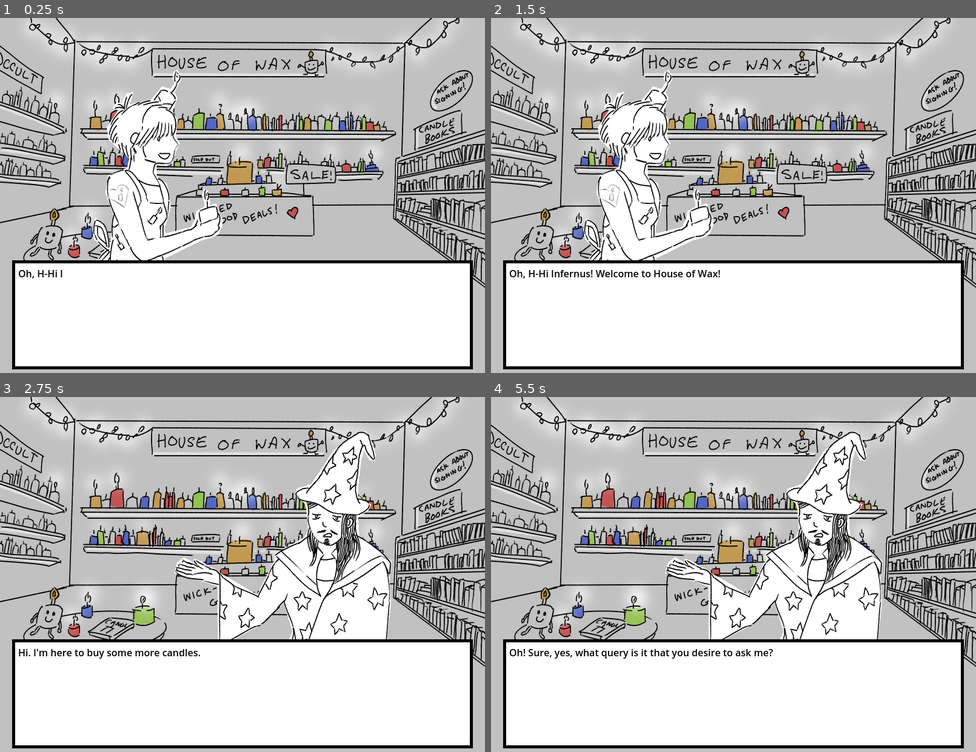
Above: before the commit, frames 1-4 (two rows, left to right).
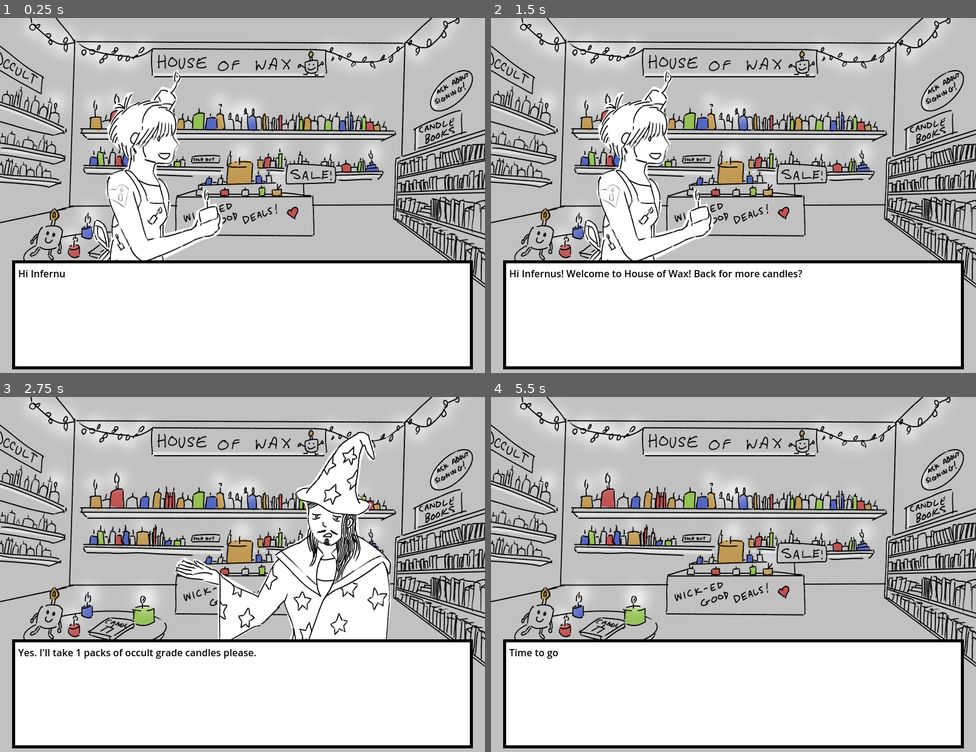
Above: after the commit, the same moments.

Repository: m4ym4y/ld55-soul-purpose
Game: Godot game, scene res://candle_store_scene.tscn
Two runs of this game, one before a commit and one after it. Both use one fixed random seed, a clock stepped at 60 frames per second and the inputs below. This scene is started directly instead of the project's main scene.
Inputs (mouse positions are in pixels of both pictures, inside the frame that each line leads up to):
- Up to frame 1 (0.25 s): no input
- Up to frame 2 (1.5 s): tap Enter at 0.5 s; move the mouse to (840, 181) at 0.52 s; click (840, 181) at 0.67 s; tap Space at 1.25 s; move the mouse to (636, 216) at 1.27 s; click (636, 216) at 1.42 s
- Up to frame 3 (2.75 s): tap Enter at 2 s; move the mouse to (291, 499) at 2.02 s; click (291, 499) at 2.17 s
- Up to frame 4 (5.5 s): tap Space at 2.75, 4.25 s; move the mouse to (709, 652) at 2.77 s; click (709, 652) at 2.92 s; tap Enter at 3.5 s; move the mouse to (879, 634) at 3.52 s; click (879, 634) at 3.67 s; move the mouse to (588, 524) at 4.27 s; click (588, 524) at 4.42 s; move the mouse to (757, 578) at 5.02 s; click (757, 578) at 5.17 s

The runs differ from the first frame. In frame 1, 0.1% of the frame differs, in the area x 3-14%, y 70-74%; in frame 2, 0.7%; in frame 3, 0.6%; in frame 4, 11%, in the area x 3-81%, y 9-74%.

Commit message:
candle store date

Diff:
--- a/candle_store_scene.gd
+++ b/candle_store_scene.gd
@@ -20,9 +20,7 @@
 		finished.emit()
 		return
 
-	#if state.candle_store_visits == 10:
-	if state.candle_store_visits == 0:
-		print("0 visits")
+	if state.candle_store_visits == 6:
 		date_sequence = true
 		$DialogueBox.init([
 			{
